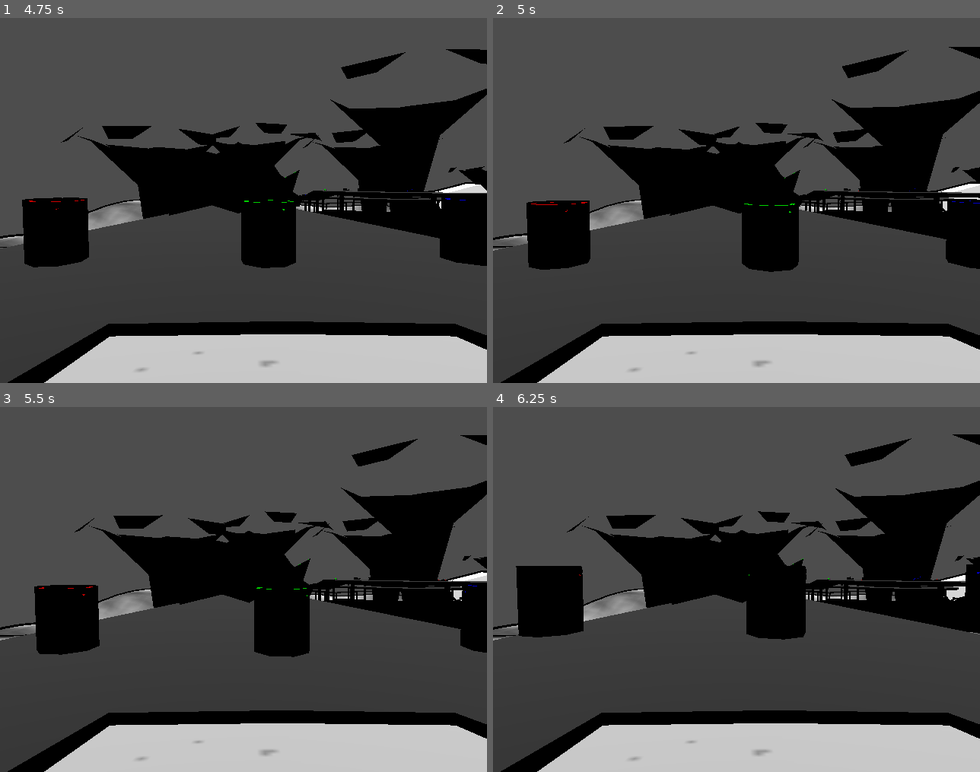
Above: before the commit, frames 1-4 (two rows, left to right).
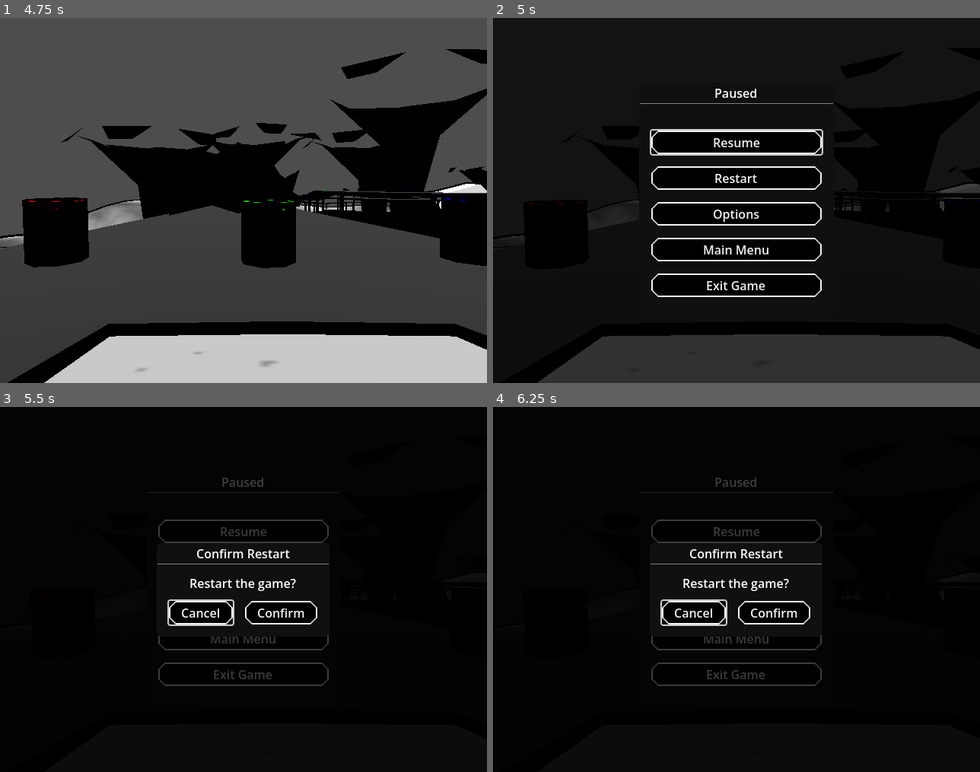
Above: after the commit, the same moments.

Repository: micsman/OnionRace
Game: Godot game, scene res://Menu/scenes/opening/opening.tscn
The game is run twice, just before and just after one commit, with the same random seed, the same clock (stepped at 60 frames per second) and the same inputs.
Inputs (mouse positions are in pixels of both pictures, inside the frame that each line leads up to):
- Up to frame 1 (4.75 s): tap Enter (ui_accept) at 0.5, 4.52 s; drag from (243, 200) to (292, 120) at 0.52 s; drag from (146, 218) to (219, 273) at 1.27 s; click "New Game" at 2 s; move the mouse to (292, 120) at 2.77 s; hold D (steer_right) 2.78-3.5 s; hold C (cycle_camera) 2.78-3.5 s; tap Tab (change_layer, bound only before the commit) at 3.05 s; drag from (219, 273) to (97, 145) at 3.52 s; move the mouse to (389, 255) at 4.27 s; hold Left (steer_left) from 4.28 s (still down); hold Tab (change_layer, bound only before the commit) from 4.28 s (still down)
- Up to frame 2 (5 s): keep holding Left (steer_left); keep holding Tab (change_layer, bound only before the commit); tap Escape (ui_cancel) at 4.9 s
- Up to frame 3 (5.5 s): release Left (steer_left) at 5 s; release Tab (change_layer, bound only before the commit) at 5 s; click (243, 567) at 5 s, where only the run after the commit has a clickable "Restart"
- Up to frame 4 (6.25 s): click (736, 567) at 5.75 s, where only the run after the commit has a clickable "Restart"

Frame 1 is identical in both runs. In frame 2, 77% of the frame differs, in the area x 0-100%, y 0-100%; in frame 3, 77%; in frame 4, 77%.

Commit message:
Add deathzone; configure pause menu; Remove redundant inputs

Diff:
--- a/Scenes/Main.tscn
+++ b/Scenes/Main.tscn
@@ -9,6 +9,11 @@
 [ext_resource type="PackedScene" uid="uid://htg5f7tqpuh" path="res://assets/Blender/obstacle1.glb" id="7_vy5pj"]
 [ext_resource type="PackedScene" uid="uid://bg2c6dmxdv7ix" path="res://assets/Blender/obstacle2.glb" id="8_bmxlf"]
 [ext_resource type="PackedScene" uid="uid://bexjpvd4uuva6" path="res://assets/Blender/obstacle3.glb" id="9_4kpch"]
+[ext_resource type="Script" uid="uid://d0ovkco1h3x33" path="res://Scripts/pause_menu_controller.gd" id="10_bmxlf"]
+[ext_resource type="PackedScene" uid="uid://bqtjjecvmcwdy" path="res://Menu/scenes/windows/pause_menu.tscn" id="11_4kpch"]
+
+[sub_resource type="BoxShape3D" id="BoxShape3D_g4v7s"]
+size = Vector3(2317.4866, 17.197166, 1870.1924)
 
 [node name="Main" type="Node3D" unique_id=1897321323 node_paths=PackedStringArray("layer1", "layer2", "layer3", "car")]
 script = ExtResource("1_kln2b")
@@ -381,3 +386,18 @@
 [node name="red10" parent="pickups" unique_id=209360400 node_paths=PackedStringArray("main") instance=ExtResource("6_50glp")]
 transform = Transform3D(-0.82325464, 0, -0.56767243, 0, 1, 0, 0.56767243, 0, -0.82325464, -507.31766, 72.76192, 51.576405)
 main = NodePath("../..")
+
+[node name="Deathzone" type="Area3D" parent="." unique_id=1412126288]
+
+[node name="CollisionShape3D" type="CollisionShape3D" parent="Deathzone" unique_id=785169784]
+transform = Transform3D(1, 0, 0, 0, 1, 0, 0, 0, 1, 0, 6.495556, -181.17188)
+shape = SubResource("BoxShape3D_g4v7s")
+debug_color = Color(0.99215686, 0.38039216, 1, 1)
+
+[node name="Menu" type="Node" parent="." unique_id=1841117106]
+
+[node name="PauseMenu" type="Node" parent="Menu" unique_id=1060704211]
+script = ExtResource("10_bmxlf")
+pause_menu_packed = ExtResource("11_4kpch")
+
+[connection signal="body_entered" from="Deathzone" to="." method="_on_deathzone_body_entered"]
--- /dev/null
+++ b/Scripts/death_zone.gd
@@ -0,0 +1,4 @@
+extends Area3D
+
+func _on_body_entered(body):
+	ScreenFader.reload_scene(0.8)
--- a/Scripts/main.gd
+++ b/Scripts/main.gd
@@ -108,3 +108,7 @@
 				#var cur_color = mat.albedo_color
 				#cur_color.a = alpha_v
 				#mat.albedo_color = cur_color
+
+
+func _on_deathzone_body_entered(body: Node3D) -> void:
+	get_tree().call_deferred("reload_current_scene")
--- /dev/null
+++ b/Scripts/pause_menu_controller.gd
@@ -0,0 +1,31 @@
+extends Node
+
+## Node for opening a pause menu when detecting a 'ui_cancel' event.
+
+@export var pause_menu_packed : PackedScene
+@export var focused_viewport : Viewport
+
+var pause_menu : Node
+
+func pause() -> void:
+	if pause_menu.visible: return
+	if not focused_viewport:
+		focused_viewport = get_viewport()
+	var _initial_focus_control = focused_viewport.gui_get_focus_owner()
+	pause_menu.show()
+	if pause_menu is CanvasLayer:
+		await pause_menu.visibility_changed
+	else:
+		await pause_menu.hidden
+	if is_inside_tree() and _initial_focus_control:
+		_initial_focus_control.grab_focus()
+
+# If pause menu should take precedence, override _input() instead.
+func _unhandled_input(event : InputEvent) -> void:
+	if event.is_action_pressed("ui_cancel"):
+		pause()
+
+func _ready() -> void:
+	pause_menu = pause_menu_packed.instantiate()
+	pause_menu.hide()
+	get_tree().current_scene.call_deferred("add_child", pause_menu)
--- a/project.godot
+++ b/project.godot
@@ -63,11 +63,6 @@
 , Object(InputEventKey,"resource_local_to_scene":false,"resource_name":"","device":-1,"window_id":0,"alt_pressed":false …(186 unchanged characters)…
 ]
 }
-change_layer={
-"deadzone": 0.2,
-"events": [Object(InputEventKey,"resource_local_to_scene":false,"resource_name":"","device":-1,"window_id":0,"alt_pressed":false,"shift_pressed":false,"ctrl_pressed":false,"meta_pressed":false,"pressed":false,"keycode":0,"physical_keycode":4194306,"key_label":0,"unicode":0,"location":0,"echo":false,"script":null)
-]
-}
 brake={
 "deadzone": 0.2,
 "events": [Object(InputEventKey,"resource_local_to_scene":false,"resource_name":"","device":-1,"window_id":0,"alt_press …(191 unchanged characters)…
Not shown, added: Scripts/death_zone.gd.uid
Not shown, added: Scripts/pause_menu_controller.gd.uid
